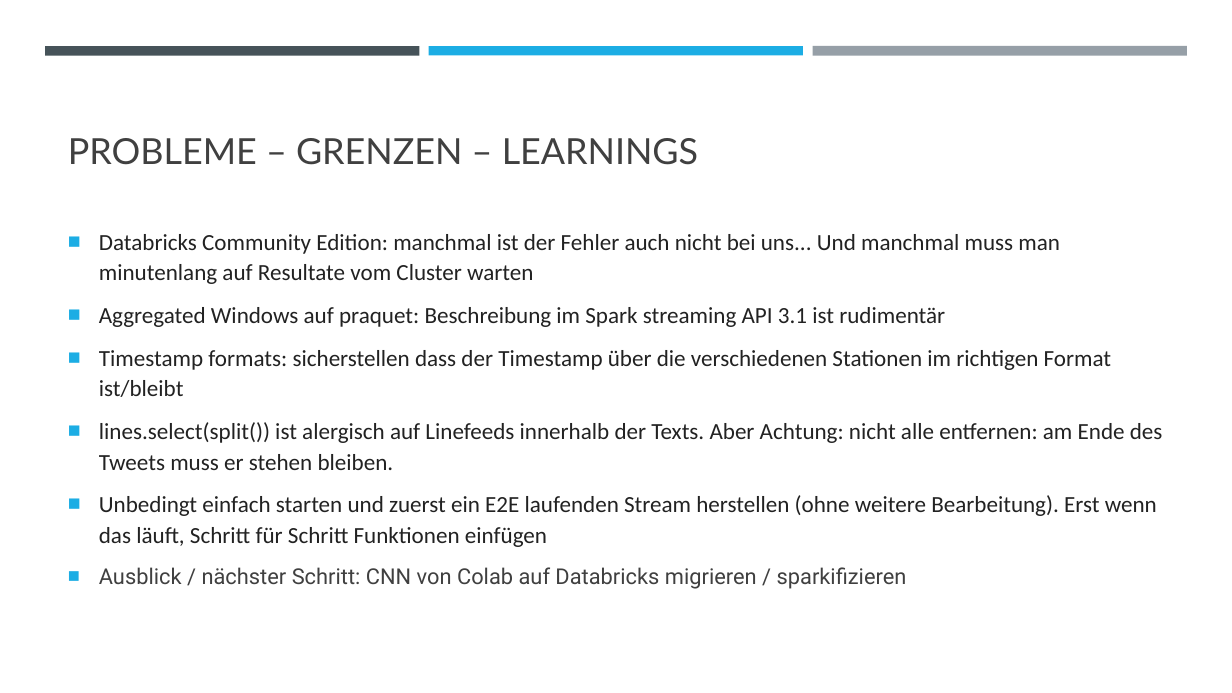
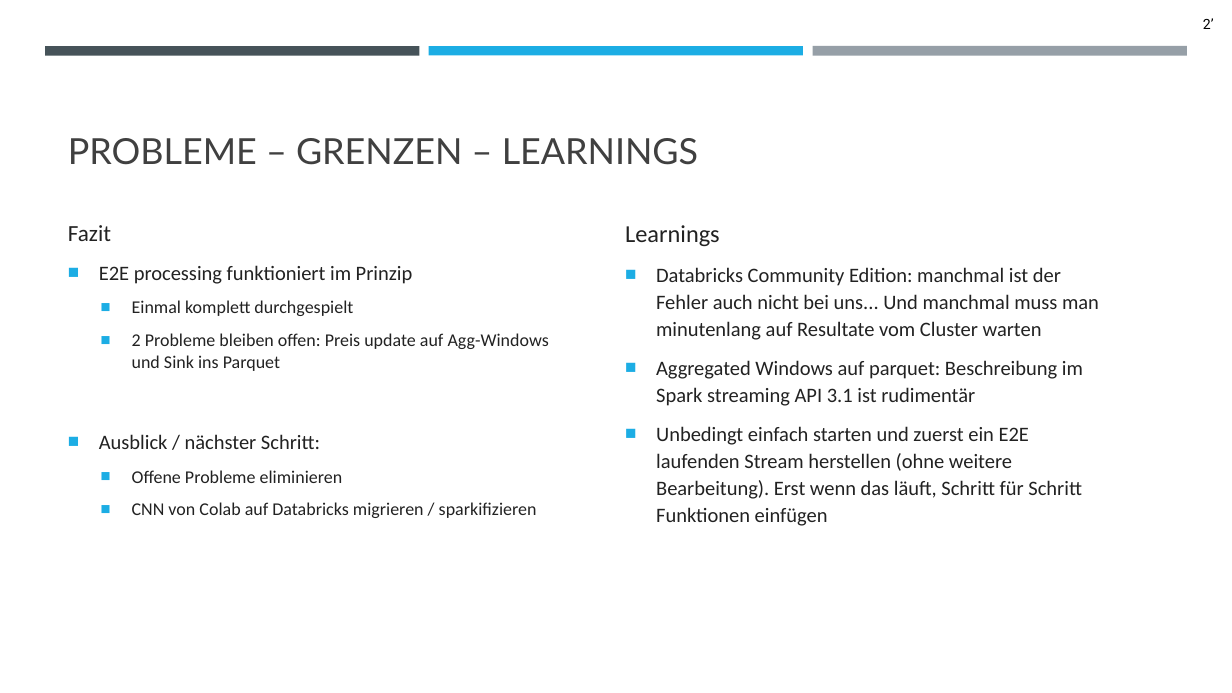
Before and after one commit to alexweltgeist/twitter_bitcoin, a slide deck: slide 13 of BitcoinPreisundTweets_v03.pptx. Drawn at 1232x693 pixels with LibreOffice and Linux fonts; fonts in the diff are those of the drawing. Boxes give left, top, right and bottom in pixels: in the first picture for what was removed or moved away, otherwise in the second. Text is boxed around its words. In the diff, an @@ line names an element or a change of style, - is before the commit and + after.

Commit message:
Final

```diff
--- a/BitcoinPreisundTweets_v03.pptx
+++ b/BitcoinPreisundTweets_v03.pptx
@@ text added at [1203,18,1214,29], 11 pt, text #000000 @@
+2’
@@ text at [68,225,549,518]: text changed; size 18 to 14 pt @@
-■ Databricks Community Edition: manchmal ist der Fehler auch nicht bei uns... Und manchmal muss man minutenlang auf Resultate vom Cluster warten
-■ Aggregated Windows auf praquet: Beschreibung im Spark streaming API 3.1 ist rudimentär
-■ Timestamp formats: sicherstellen dass der Timestamp über die verschiedenen Stationen im richtigen Format ist/bleibt
-■ lines.select(split()) ist alergisch auf Linefeeds innerhalb der Texts. Aber Achtung: nicht alle entfernen: am Ende des Tweets muss er stehen bleiben.
-■ Unbedingt einfach starten und zuerst ein E2E laufenden Stream herstellen (ohne weitere Bearbeitung). Erst wenn das läuft, Schritt für Schritt Funktionen einfügen
-■ Ausblick / nächster Schritt: CNN von Colab auf Databricks migrieren / sparkifizieren
+Fazit
+■ E2E processing funktioniert im Prinzip
+  ■ Einmal komplett durchgespielt
+  ■ 2 Probleme bleiben offen: Preis update auf Agg-Windows und Sink ins Parquet
+■ Ausblick / nächster Schritt:
+  ■ Offene Probleme eliminieren
+  ■ CNN von Colab auf Databricks migrieren / sparkifizieren
@@ text added at [625,225,1099,526], 16 pt, text #222222 @@
+Learnings
+■ Databricks Community Edition: manchmal ist der Fehler auch nicht bei uns... Und manchmal muss man minutenlang auf Resultate vom Cluster warten
+■ Aggregated Windows auf parquet: Beschreibung im Spark streaming API 3.1 ist rudimentär
+■ Unbedingt einfach starten und zuerst ein E2E laufenden Stream herstellen (ohne weitere Bearbeitung). Erst wenn das läuft, Schritt für Schritt Funktionen einfügen
```
Also in this commit, not shown: 9 other slides changed.
